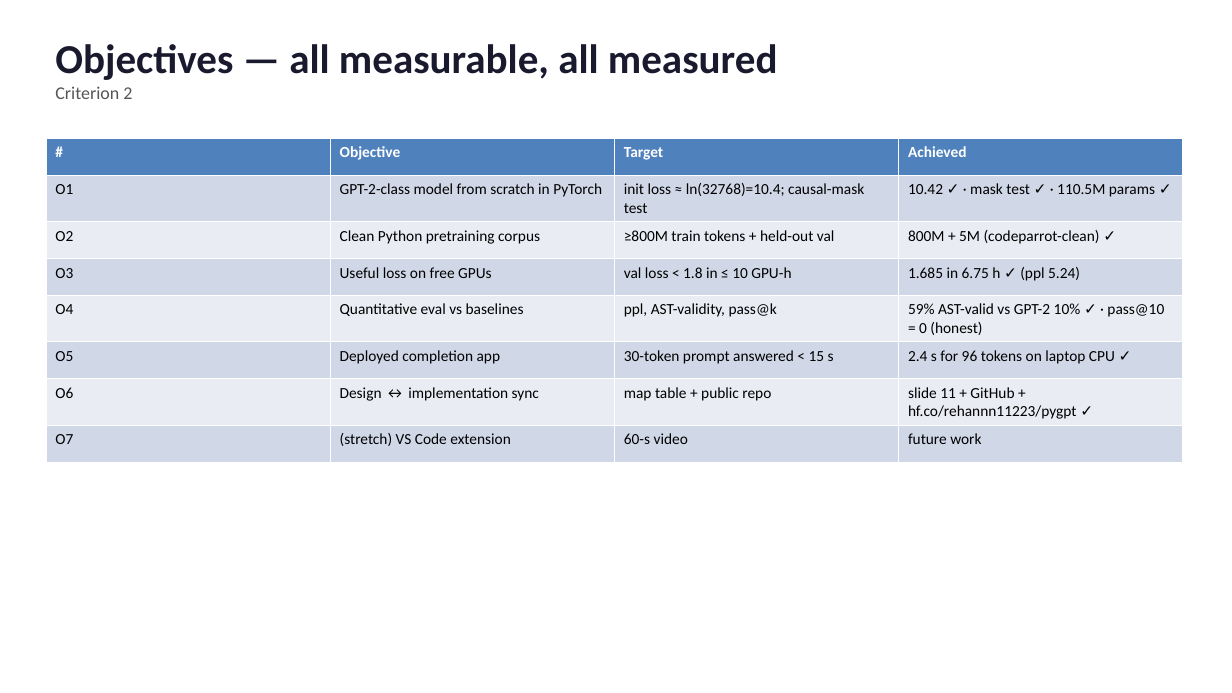
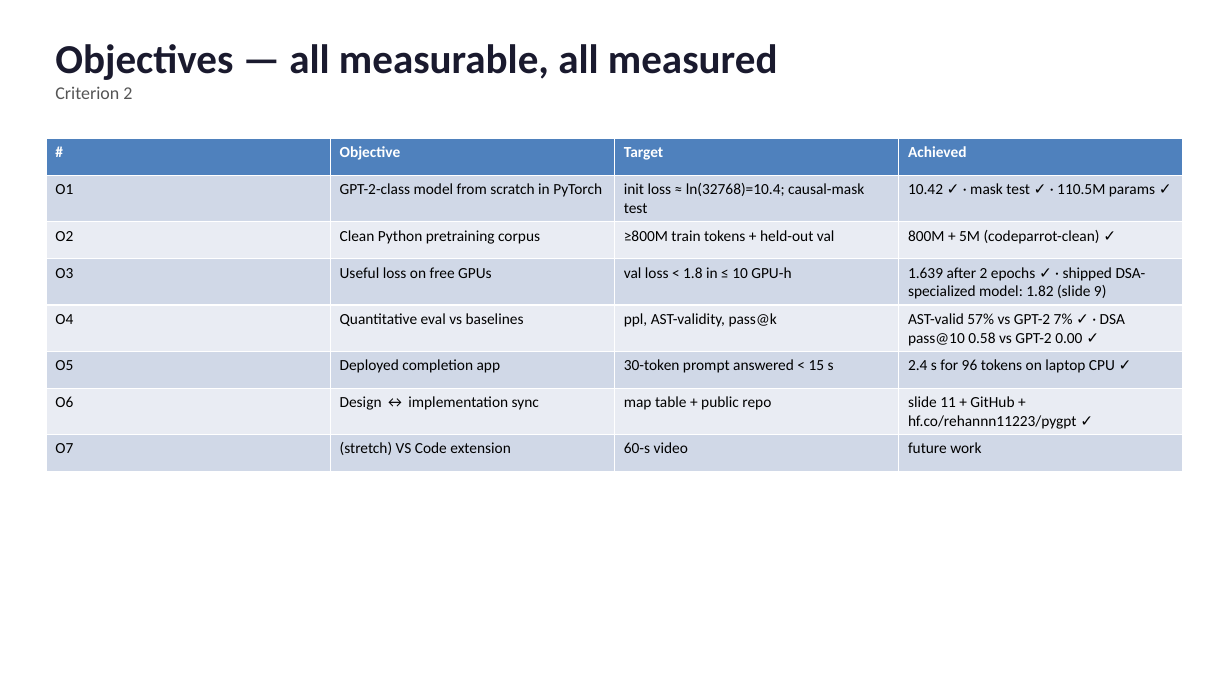
Before and after one commit to Rehan123-bash/pygpt, a slide deck: slide 5 of slides/pygpt_slides.pptx. Drawn at 1232x693 pixels with LibreOffice and Linux fonts; fonts in the diff are those of the drawing. Boxes give left, top, right and bottom in pixels: in the first picture for what was removed or moved away, otherwise in the second. Text is boxed around its words. In the diff, an @@ line names an element or a change of style, - is before the commit and + after.

```diff
--- a/slides/pygpt_slides.pptx
+++ b/slides/pygpt_slides.pptx
@@ table at bbox=[46, 139, 1185, 459] @@
-row 4, column 4: 1.685 in 6.75 h ✓ (ppl 5.24)
+row 4, column 4: 1.639 after 2 epochs ✓ · shipped DSA-specialized model: 1.82 (slide 9)
-row 5, column 4: 59% AST-valid vs GPT-2 10% ✓ · pass@10 = 0 (honest)
+row 5, column 4: AST-valid 57% vs GPT-2 7% ✓ · DSA pass@10 0.58 vs GPT-2 0.00 ✓
```
Also in this commit, not shown: 3 other slides changed, 6 other files.
